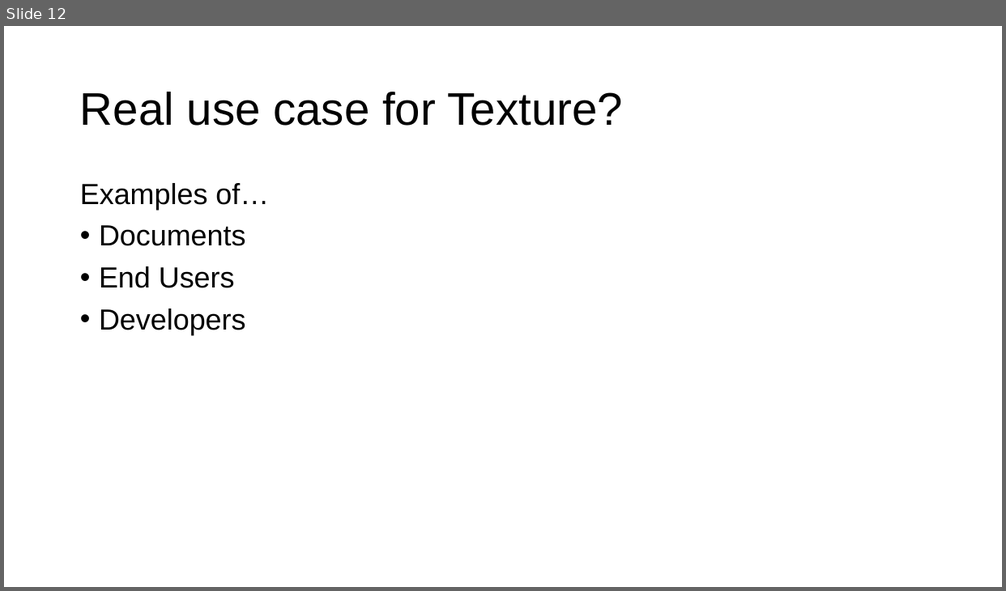
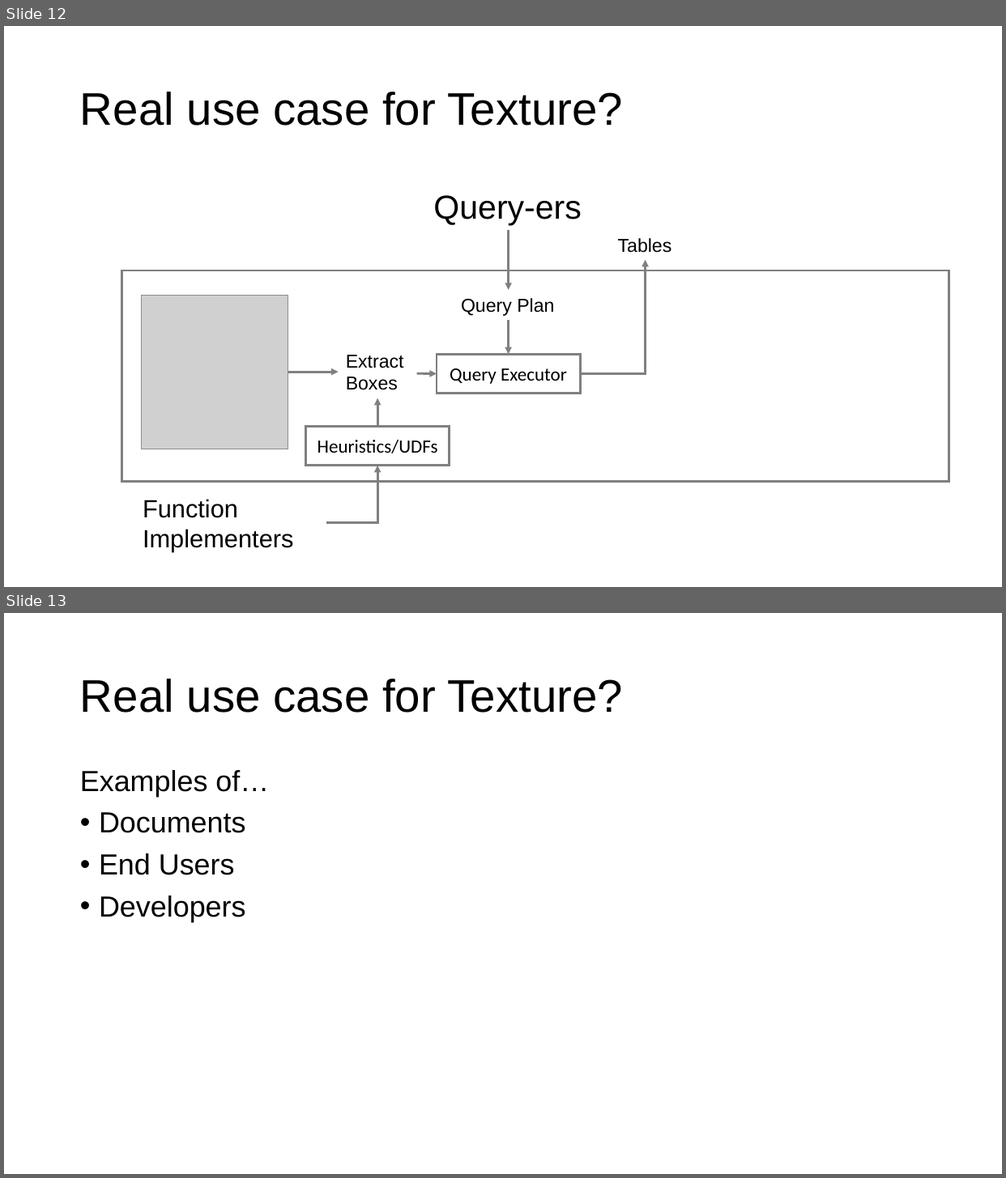
Before and after one commit to columbiaviz/columbiaviz.github.io, a slide deck: 2020s_w6998/lecs/11_text.pptx. Shown one above the other, each under a label of ours: slide 12 before the commit, slides 12 and 13 after it. The pictures are 1006x591 and 1006x1178 pixels, drawn with LibreOffice and Linux fonts; fonts in the diff are those of the drawing; grey boxes stand for pictures. Boxes give left, top, right and bottom in pixels: in the first picture for what was removed or moved away, otherwise in the second. Text is boxed around its words. In the diff, an @@ line names an element or a change of style, - is before the commit and + after.

Commit message:
lazy commit msg

```diff
--- a/2020s_w6998/lecs/11_text.pptx
+++ b/2020s_w6998/lecs/11_text.pptx
@@ slide 12 added at (x1=4, y1=26, x2=1002, y2=587), background #FFFFFF @@
@@ title added at (x1=80, y1=92, x2=624, y2=126), 44 pt, text #000000 @@
+Real use case for Texture?
@@ text added at (x1=433, y1=195, x2=582, y2=225), 32 pt, text #000000 @@
+Query-ers
@@ arrow added from (509, 229) to (509, 290), #808080 2.25 pt @@
@@ text added at (x1=618, y1=238, x2=672, y2=253), 18 pt, text #000000 @@
+Tables
@@ elbow arrow added from (581, 374) to (646, 259), #808080 2.25 pt @@
@@ rectangle added at (x1=122, y1=271, x2=949, y2=482), fill #FFFFFF, outline #808080 2.25 pt @@
@@ picture added at (x1=141, y1=295, x2=288, y2=449) @@
@@ text added at (x1=461, y1=298, x2=554, y2=316), 18 pt, text #000000 @@
+Query Plan
@@ arrow added from (509, 320) to (509, 355), #808080 2.25 pt @@
@@ text added at (x1=346, y1=355, x2=404, y2=390), 18 pt, text #000000 @@
+Extract Boxes
@@ rectangle added at (x1=437, y1=355, x2=581, y2=395), fill #FFFFFF, outline #808080 2.25 pt, 18 pt, text #000000 @@
+Query Executor
@@ arrow added from (288, 372) to (339, 372), #808080 2.25 pt @@
@@ arrow added from (417, 374) to (437, 374), #808080 2.25 pt @@
@@ arrow added from (377, 426) to (377, 399), #808080 2.25 pt @@
@@ rectangle added at (x1=305, y1=426, x2=450, y2=466), fill #FFFFFF, outline #808080 2.25 pt, 18 pt, text #000000 @@
+Heuristics/UDFs
@@ elbow arrow added from (326, 523) to (377, 466), #808080 2.25 pt @@
@@ text added at (x1=143, y1=499, x2=294, y2=552), 24 pt, text #000000 @@
+Function Implementers
@@ what was slide 12 is now slide 13 @@
```
